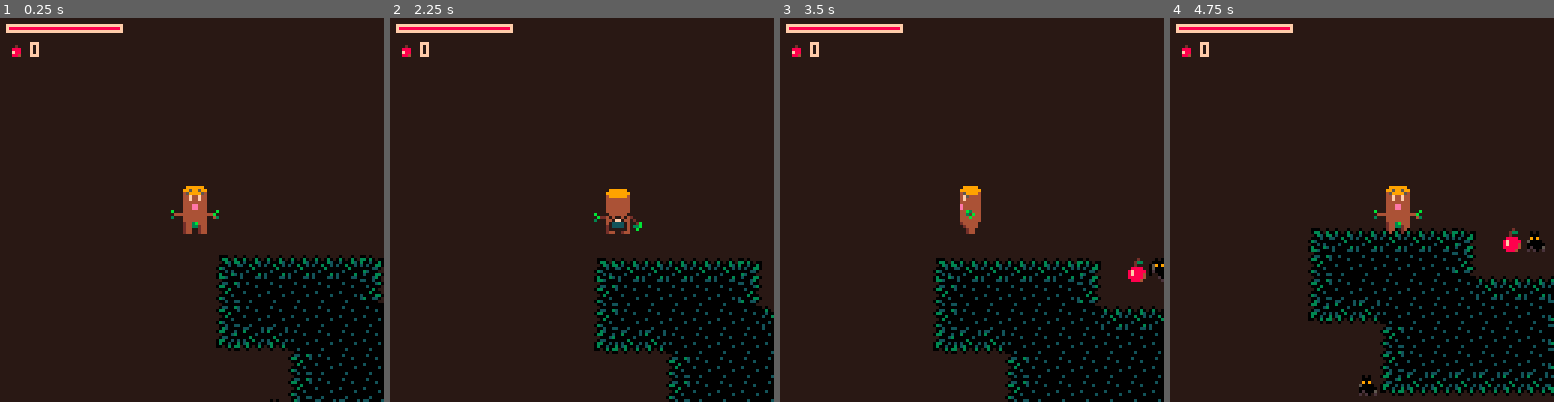
Above: before the commit, frames 1-4 (left to right).
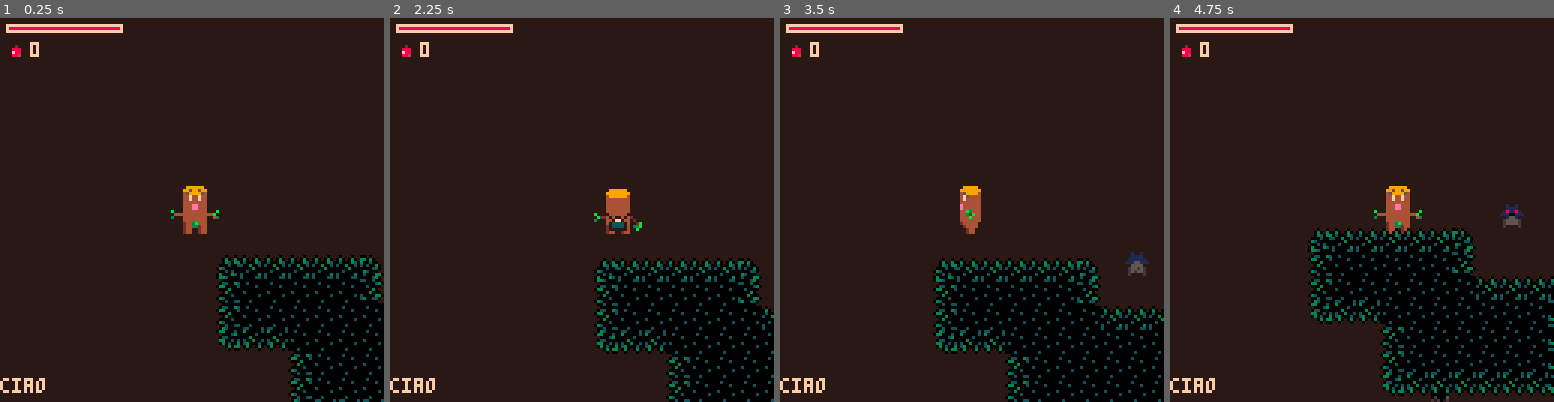
Above: after the commit, the same moments.

Repository: StefanoPizzolato/pico8games
Game: PICO-8 cartridge jack.p8
Same seed, same stepped clock (60 frames per second), same inputs: the game is played once before the commit and once after it.
Inputs:
- Up to frame 1 (0.25 s): no input
- Up to frame 2 (2.25 s): tap X (X key) at 0.33, 1.07, 1.85 s; hold Right 1.6-2.1 s; hold Up from 2.15 s (still down)
- Up to frame 3 (3.5 s): release Up at 2.42 s; hold Right 2.47-3.03 s; tap X (X key) at 2.97 s; hold Left from 3.08 s (still down)
- Up to frame 4 (4.75 s): release Left at 3.58 s; hold Down 3.63-3.97 s; hold Right 4.02-4.68 s; tap X (X key) at 4.08 s; hold Up from 4.73 s (still down)

The runs differ from the first frame. In frame 1, 0.3% of the frame differs, in the area x 0-100%, y 61-100%; in frame 2, 0.3%; in frame 3, 0.8%; in frame 4, 1.2%, in the area x 0-98%, y 48-100%.

Commit message:
added more things

Diff:
--- a/jack.p8
+++ b/jack.p8
@@ -7,6 +7,7 @@
 screen_w=128
 screen_h=128
 t=0
+dbg="ciao"
 
 function _init()
 	--keep color change
@@ -24,6 +25,8 @@
 	pal(2,132,1)
 
 	init_timers()
+
+	actions = {}
 	--
 	actor = {}
 
@@ -35,11 +38,6 @@
   end
  end
  end
- make_bat(0,80)
- make_bat(24,64)
- make_bat(80,16)
-
- make_wolf(104,24)
 end
 
 function _update()
@@ -47,6 +45,7 @@
 	foreach(actor,move_actor)
 	move_spawns(player.x,player.y)
 	update_timers()
+	do_actions()
 end
 
 function _draw()
@@ -65,7 +64,13 @@
 
 	draw_bars()
 
-end
+
+	--debug
+	print(dbg,cam_x,cam_y+120,15)
+
+
+end
+
 
 
 
@@ -141,6 +146,12 @@
   	 hit(player,5)
   	end
   end
+  if a.kind==3 then --wolf
+  	if player.is_damageable then
+  	 change_face(2)
+  	 hit(player,20)
+  	end
+  end
   if a.kind==10 then --apple
    change_face(5)
    pickup_apple(a)
@@ -156,10 +167,12 @@
 
 function hit(a,hit_score)
 	a.life-=hit_score
-
+	dbg=a.life
 	if a.life<0 then
-	 if a==player then
+	 if a.kind==1 then
 	  --game_over
+	  reset()
+	  _init()
 	  player.life=100
 	  player.x=1
 	  player.y=1
@@ -324,6 +337,7 @@
 	a.visible=true
 	a.life=100
 	a.is_damageable=true
+	a.state_changed=false
 	add(actor,a)
 	return a
 end
@@ -378,22 +392,40 @@
 
 function move_spawns(x0,y0)
  -- spawn stuff close to x0,y0
- x0=flr(x0%8)
- yo=flr(y0%8)
-
- for y=y0-8,y0+8 do
-  for x=x0-8,x0+8 do
+ x0=flr(x0/8)
+ yo=flr(y0/8)
+
+ for y=y0-12,y0+12 do
+  for x=x0-12,x0+12 do
    val = mget(x,y)
-   m = nil
 
    if val==63 then
-    m = make_apple(x*8,y*8)
+    make_apple(x*8,y*8)
     mset(x,y,0)
    end
 
-  end
- end
-
+   if val==14 then
+    make_wolf(x*8,y*8)
+    mset(x,y,0)
+   end
+
+   if val==12 then
+    make_bat(x*8,y*8)
+    mset(x,y,0)
+   end
+
+  end
+ end
+
+end
+
+function get_actor_n(a)
+ for x=1,#actor do
+  if actor[x]==a then
+   return x
+  end
+ end
+ return -1
 end
 
 -----
@@ -429,14 +461,6 @@
  --end
 end
 
-function get_actor_n(a)
- for x=1,#actor do
-  if actor[x]==a then
-   return x
-  end
- end
- return -1
-end
 -->8
 --monsters
 
@@ -453,16 +477,15 @@
 end
 
 function move_bat(a)
-
- --foreach actor
--- if is_close(a,,42,false) then
- -- follow(a,
-
-
+ wave(a,0.5,0.3,-10)
  if is_close(a,player,42,false) then
 	 follow(a,player,1,30)
+	 a.state_changed=true
 	else
-	 reset_origin_pos(a)
+	 if a.state_changed==true then
+	  reset_origin_pos(a)
+	 end
+	 a.state_changed=false
 	end
 end
 
@@ -481,23 +504,36 @@
 end
 
 function move_wolf(a)
- if is_close(a,player,42) then
-  follow(a,player,4,30)
+
+ if is_close(a,player,32) then
+  a.state_changed=true
+  follow(a,player,3.5,15)
  else
-  patrol(a,100)
- end
-end
-
-
-------------------------
+  if a.state_changed==true then
+   a.state_changed=false
+
+   reset_origin_pos(a)
+  end
+  stop_and_patrol(a)
+ end
+end
+
+function stop_and_patrol(a)
+  local c = cocreate(function()
+    for i=1,30 do
+     yield()
+    end
+    patrol(a,10)
+  end)
+ add(actions,c)
+end
+
 -----------
 --generic monster functions
 
 function is_close(a,obj,radius,only_front)
- local x_diff=obj.x-a.x
-	local y_diff=obj.y-a.y
-	local abs_x_diff=abs(x_diff)
-	local abs_y_diff=abs(y_diff)
+	local abs_x_diff=abs(obj.x-a.x)
+	local abs_y_diff=abs(obj.y-a.y)
 	if abs_x_diff<radius and abs_y_diff<radius then
 	 return true
 	end
@@ -523,6 +559,7 @@
 function patrol(a,dist)
  --imprint direction
  move_to_sprite_dir(a)
+ --wave(a,1,-1,0.98)
 
  --change direction
  if abs(a.x-a.ox)>dist or abs(a.y-a.oy)>dist or solid(a.x+a.dx*4,a.y+a.dy*4) then
@@ -532,12 +569,11 @@
 end
 
 function reset_origin_pos(a)
-	 --to reset velocity must be 0
-	 if a.dx==0 and a.dy==0 then
-		 --reset starting point to current point
+	--reset starting point to current point
 		 a.ox=a.x
 		 a.oy=a.y
-		end
+		 a.dx=0
+		 a.dy=0
 end
 
 function move_to_sprite_dir(a)
@@ -570,6 +606,14 @@
 	return ani
 end
 
+function wave(a,freq,amp,baseline)
+ --move actor's y position
+ --on a sine. baseline is the lower limit
+ local off_y=amp*sin(freq*t/30)
+ if off_y>baseline then
+  a.y+=off_y
+ end
+end
 
 function draw_monster(a)
 
@@ -603,7 +647,7 @@
 
 
 -->8
---timers
+--timers and actions
 
 -- start timers code
 
@@ -672,6 +716,17 @@
 end
 
 -- end timers code
+
+-- actions
+function do_actions()
+  for c in all(actions) do
+    if costatus(c) then
+      coresume(c)
+    else
+      del(actions,c)
+    end
+  end
+end
 -->8
 --pickups
 
@@ -723,10 +778,10 @@
 44444440444444e04444444044444440444444404444444044444440444444400000000000000000000000000000000008f988204ff422000088840008f88840
 444444e0444444e0444444e0444444e0444444e0444444e0444444e0444444e000000000000000000000000000000000088884204ff420000088440008888840
 444444e0444444e0444444e044444440444444e044444ee044444e40444444e00000000000000000000000000000000000822200044200000008400000888400
-c000cc0cc0ccc0cc00c0ccccc0000000000000000000000000000000000000000000000000000000000000000000000000000000000000000000000000000000
-c0330c30030c030c33030c00c0000000000000000000000000000000000000000000000000000000000000000000000000000000000000000000000000000000
-cc0360330600036030060030c0000000000000000000000000000000000000000000000000000000000000000000000000000000000000000000000000000000
-c00060066003006060600330c0000000000000000000000000000000000000000000000000000000000000000000000000000000000000000000000000000000
+ccc0cc0cc0ccc0cc00c0ccccc0000000000000000000000000000000000000000000000000000000000000000000000000000000000000000000000000000000
+cc030c30030c030c33030cccc0000000000000000000000000000000000000000000000000000000000000000000000000000000000000000000000000000000
+cc03603306000360300600ccc0000000000000000000000000000000000000000000000000000000000000000000000000000000000000000000000000000000
+c0006006600300606060030cc0000000000000000000000000000000000000000000000000000000000000000000000000000000000000000000000000000000
 03600000000030000000660cc0000000000000000000000000000000000000000000000000000000000000000000000000000000000000000000000000000000
 c006060000600000036000ccc0000000000000000000000000000000000000000000000000000000000000000000000000000000000000000000000000000000
 030003606000003006000330c0000000000000000000000000000000000000000000000000000000000000000000000000000000000000000000000000000000
@@ -743,29 +798,29 @@
 033000600300000606300030c0000000000000000000000000000000000000000000000000000000000000000000000000000000000000000000000000000000
 cc000630000006000060600cc0000000000000000000000000000000000000000000000000000000000000000000000000000000000000000000000000000000
 c06600000003000000000630c0000000000000000000000000000000000000000000000000000000000000000000000000000000000000000000000000000000
-03300606060030066006000cc0000000000000000000000000000000000000000000000000000000000000000000000000000000000000000000000000000000
-0300600306300060330630ccc0000000000000000000000000000000000000000000000000000000000000000000000000000000000000000000000000000000
-00c03033c030c03003c0330cc0000000000000000000000000000000000000000000000000000000000000000000000000000000000000000000000000000000
-cccc0c00cc0ccc0cc0cc000cc0000000000000000000000000000000000000000000000000000000000000000000000000000000000000000000000000000000
+c3300606060030066006000cc0000000000000000000000000000000000000000000000000000000000000000000000000000000000000000000000000000000
+c030600306300060330630ccc0000000000000000000000000000000000000000000000000000000000000000000000000000000000000000000000000000000
+ccc03033c030c03003c033ccc0000000000000000000000000000000000000000000000000000000000000000000000000000000000000000000000000000000
+cccc0c00cc0ccc0cc0cc0cccc0000000000000000000000000000000000000000000000000000000000000000000000000000000000000000000000000000000
 __gff__
 0000000000000001010100000202020200000000000000010101000002020202000000000000000001010000020202020000000000000000000000000404040401010100000000000000000000000000010101000000000000000000000000000101010000000000000000000000000000000000000000000000000000000000
 0000000000000000000000000000000000000000000000000000000000000000000000000000000000000000000000000000000000000000000000000000000000000000000000000000000000000000000000000000000000000000000000000000000000000000000000000000000000000000000000000000000000000000
 __map__
 0000000000000000000000000000000000000000000000000000000000000000000000000000000000000000000000000000000000000000000000000000000000000000000000000000000000000000000000000000000000000000000000000000000000000000000000000000000000000000000000000000000000000000
 0000000000000000000000000000004041414200000000000000000000000000000000000000000000000000000000000000000000000000000000000000000000000000000000000000000000000000000000000000000000000000000000000000000000000000000000000000000000000000000000000000000000000000
-0040414141414142003f00000000005051515200000000000000000000000000000000000000000000000000000000000000000000000000000000000000000000000000000000000000000000000000000000000000000000000000000000000000000000000000000000000000000000000000000000000000000000000000
+0040414141414142000e00000000005051515200000000000000000000000000000000000000000000000000000000000000000000000000000000000000000000000000000000000000000000000000000000000000000000000000000000000000000000000000000000000000000000000000000000000000000000000000
 0050515151515152000000000000005051515200000000000000000000000000000000000000000000000000000000000000000000000000000000000000000000000000000000000000000000000000000000000000000000000000000000000000000000000000000000000000000000000000000000000000000000000000
 0050515151515151414141410000005051515141414142000000000000000000000000000000000000000000000000000000000000000000000000000000000000000000000000000000000000000000000000000000000000000000000000000000000000000000000000000000000000000000000000000000000000000000
 0060616151515151515151520000005051515151515152000000000000000000000000000000000000000000000000000000000000000000000000000000000000000000000000000000000000000000000000000000000000000000000000000000000000000000000000000000000000000000000000000000000000000000
 0000000050515151515151520000005051515151515152000000000000000000000000000000000000000000000000000000000000000000000000000000000000000000000000000000000000000000000000000000000000000000000000000000000000000000000000000000000000000000000000000000000000000000
 0000000050515151515151520000005051515151515152000000000000000000000000000000000000000000000000000000000000000000000000000000000000000000000000000000000000000000000000000000000000000000000000000000000000000000000000000000000000000000000000000000000000000000
 0000000060616161616161620000005051515151515152000000000000000000000000000000000000000000000000000000000000000000000000000000000000000000000000000000000000000000000000000000000000000000000000000000000000000000000000000000000000000000000000000000000000000000
-0000000000000000000000000000005051516161616162000000000000000000000000000000000000000000000000000000000000000000000000000000000000000000000000000000000000000000000000000000000000000000000000000000000000000000000000000000000000000000000000000000000000000000
+0000000000000c00000000000000005051516161616162000000000000000000000000000000000000000000000000000000000000000000000000000000000000000000000000000000000000000000000000000000000000000000000000000000000000000000000000000000000000000000000000000000000000000000
 0000000000000000000000000000006061620000000000000000000000000000000000000000000000000000000000000000000000000000000000000000000000000000000000000000000000000000000000000000000000000000000000000000000000000000000000000000000000000000000000000000000000000000
-0000000000000000000000000000000000000000000000000000000000000000000000000000000000000000000000000000000000000000000000000000000000000000000000000000000000000000000000000000000000000000000000000000000000000000000000000000000000000000000000000000000000000000
+0000000000000000000000003f00000000000000000000000000000000000000000000000000000000000000000000000000000000000000000000000000000000000000000000000000000000000000000000000000000000000000000000000000000000000000000000000000000000000000000000000000000000000000
 0040414141414141414200000000000000000000000000000000000000000000000000000000000000000000000000000000000000000000000000000000000000000000000000000000000000000000000000000000000000000000000000000000000000000000000000000000000000000000000000000000000000000000
 0050515151515151515200000000000000004041414141414200000000000000000000000000000000000000000000000000000000000000000000000000000000000000000000000000000000000000000000000000000000000000000000000000000000000000000000000000000000000000000000000000000000000000
-0050515151515151515200404142000000005051515151515200000000000000000000000000000000000000000000000000000000000000000000000000000000000000000000000000000000000000000000000000000000000000000000000000000000000000000000000000000000000000000000000000000000000000
+005051515151515151520040414200000e005051515151515200000000000000000000000000000000000000000000000000000000000000000000000000000000000000000000000000000000000000000000000000000000000000000000000000000000000000000000000000000000000000000000000000000000000000
 0050515151515151515200505152000000005051515151515200000000000000000000000000000000000000000000000000000000000000000000000000000000000000000000000000000000000000000000000000000000000000000000000000000000000000000000000000000000000000000000000000000000000000
 0060616161616161616200606162000000005051515151515200000000000000000000000000000000000000000000000000000000000000000000000000000000000000000000000000000000000000000000000000000000000000000000000000000000000000000000000000000000000000000000000000000000000000
 0000000000000000000000000000000000005051515151515200000000000000000000000000000000000000000000000000000000000000000000000000000000000000000000000000000000000000000000000000000000000000000000000000000000000000000000000000000000000000000000000000000000000000
